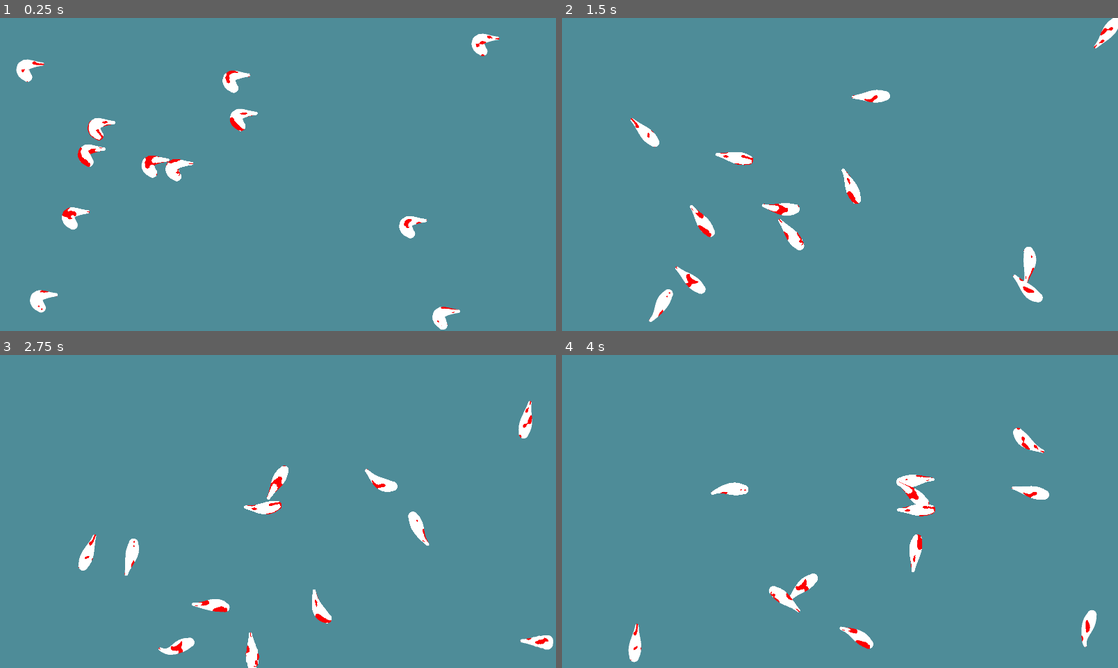
Above: before the commit, frames 1-4 (two rows, left to right).
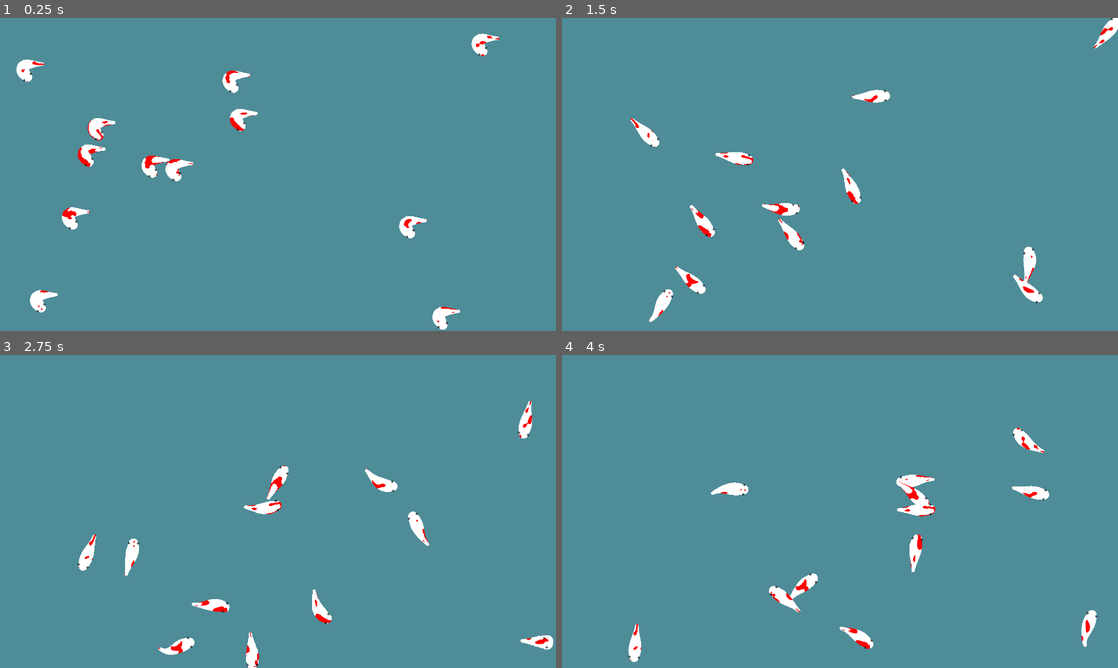
Above: after the commit, the same moments.

Repository: Dowsley/procedural-vivarium
Game: Godot game, scene res://src/game.tscn
Same seed, same stepped clock (60 frames per second), same inputs: the game is played once before the commit and once after it.
Inputs:
- Up to frame 1 (0.25 s): no input
- Up to frame 2 (1.5 s): no input
- Up to frame 3 (2.75 s): no input
- Up to frame 4 (4 s): no input

The runs differ from the first frame. In frame 1, less than 0.1% of the frame differs, in the area x 4-88%, y 9-100%; in frame 2, less than 0.1%; in frame 3, less than 0.1%; in frame 4, less than 0.1%.

Commit message:
Ugly, hard-coded eyes

Diff:
--- /dev/null
+++ b/src/eye.gd
@@ -0,0 +1,5 @@
+extends Node2D
+
+
+func _draw() -> void:
+	draw_circle(Vector2(), 4, Color.BLACK)
--- /dev/null
+++ b/src/eye.tscn
@@ -0,0 +1,7 @@
+[gd_scene load_steps=2 format=3 uid="uid://vmvbp3nctl1h"]
+
+[ext_resource type="Script" path="res://src/eye.gd" id="1_vqqut"]
+
+[node name="Eye" type="Node2D"]
+modulate = Color(1, 1, 1, 0.568627)
+script = ExtResource("1_vqqut")
--- a/src/koi.gd
+++ b/src/koi.gd
@@ -1,6 +1,8 @@
 extends Line2D
 class_name Koi
 
+@onready var left_eye: Node2D = $LeftEye
+@onready var right_eye: Node2D = $RightEye
 
 @export var num_segments := 5
 @export var radius := 20
@@ -32,6 +34,8 @@
 	points[0] = Vector2(new_pos)
 	head = points[0]
 	update_segments()
+
+	update_eye_positions()
 
 
 # Assumes the only changed segment was the head
@@ -70,3 +74,12 @@
 		random_turn_angle += randf_range(-max_turn_angle, max_turn_angle) * turn_speed
 	else:
 		random_turn_angle = lerp(random_turn_angle, 0.0, 0.1)
+
+
+func update_eye_positions() -> void:
+	var angle := velocity.angle()
+	var offset := Vector2(radius/3, 0).rotated(angle)
+
+	# Position the eyes relative to the head position
+	left_eye.position = head + offset.rotated(deg_to_rad(90))
+	right_eye.position = head + offset.rotated(deg_to_rad(-90))
--- a/src/koi.tscn
+++ b/src/koi.tscn
@@ -1,8 +1,9 @@
-[gd_scene load_steps=4 format=3 uid="uid://cbr76dv68oqtt"]
+[gd_scene load_steps=5 format=3 uid="uid://cbr76dv68oqtt"]
 
 [ext_resource type="Texture2D" uid="uid://m81ck6jqcr03" path="res://data/koi_types/utsurimono.tres" id="1_6504t"]
 [ext_resource type="Script" path="res://src/koi.gd" id="1_aic7n"]
 [ext_resource type="Curve" uid="uid://sekdstxsjfog" path="res://data/koi_shape.tres" id="1_aijw1"]
+[ext_resource type="PackedScene" uid="uid://vmvbp3nctl1h" path="res://src/eye.tscn" id="4_4aotf"]
 
 [node name="Koi" type="Line2D"]
 width = 20.0
@@ -19,3 +20,7 @@
 turn_speed = 0.05
 random_turn_frequency = 0.03
 max_turn_angle = 120.0
+
+[node name="LeftEye" parent="." instance=ExtResource("4_4aotf")]
+
+[node name="RightEye" parent="." instance=ExtResource("4_4aotf")]
